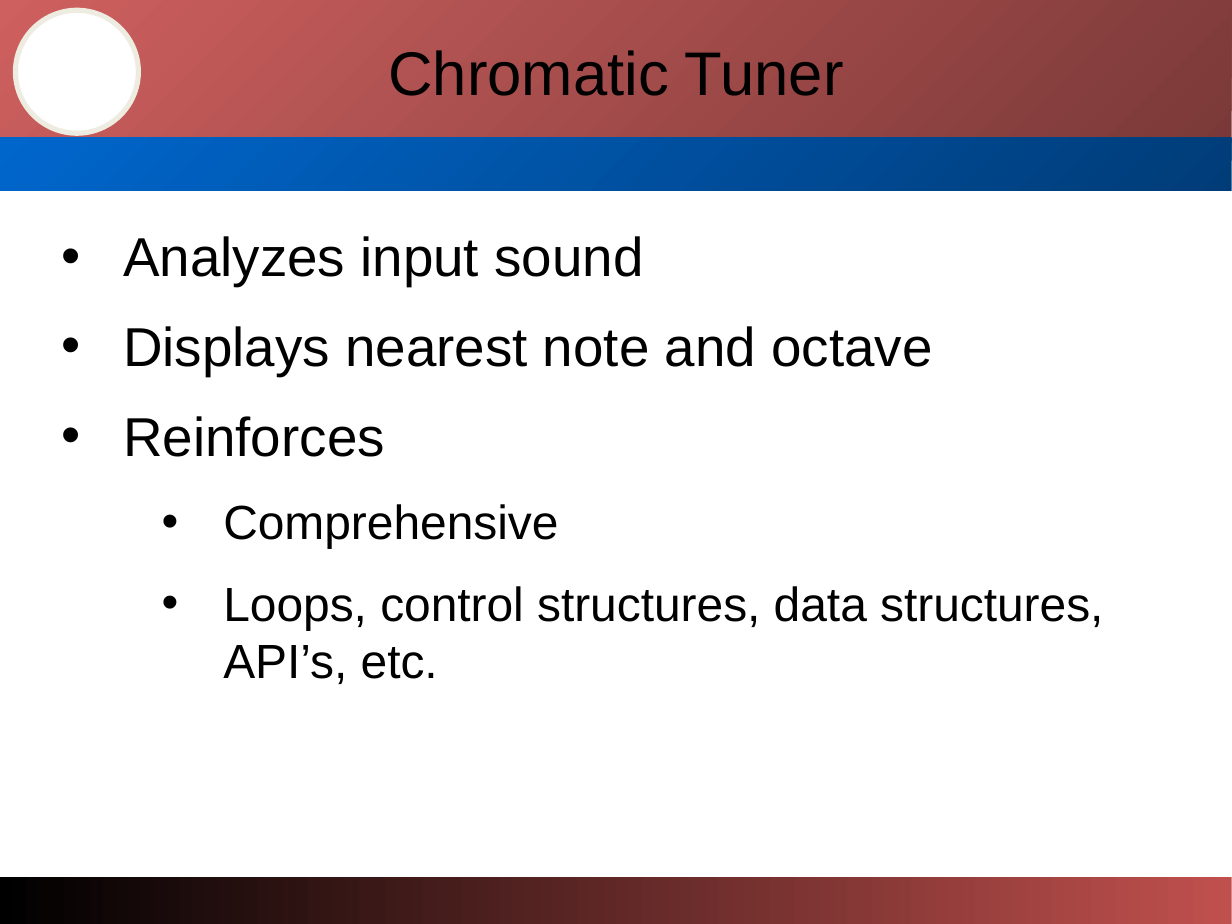
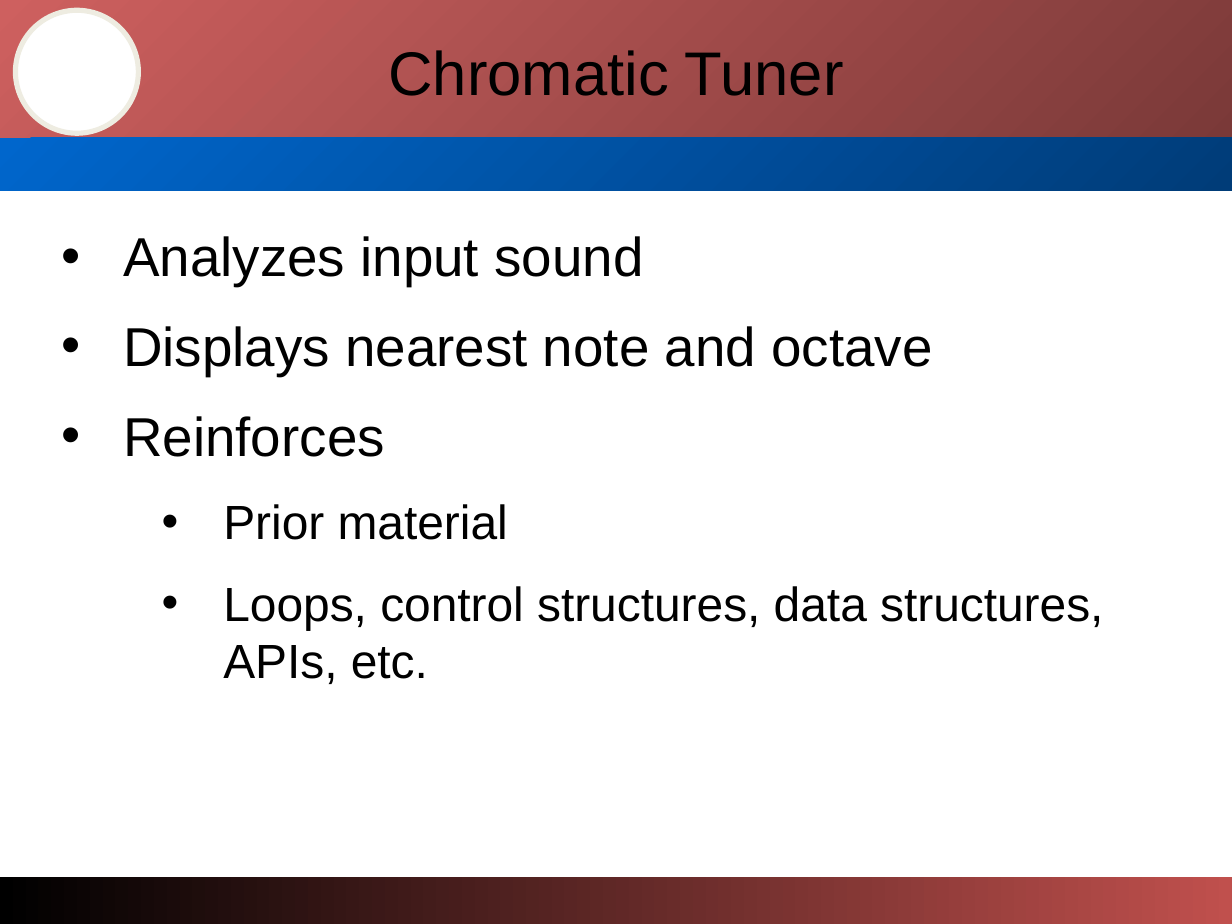
Before and after one commit to abgcsc/Android-Pilot, a slide deck: slide 16 of Documentation/Cyber-PilotPresentation.ppt. Drawn at 1232x924 pixels with LibreOffice and Linux fonts; fonts in the diff are those of the drawing; background and template pictures are left out. Boxes give left, top, right and bottom in pixels: in the first picture for what was removed or moved away, otherwise in the second. Text is boxed around its words. In the diff, an @@ line names an element or a change of style, - is before the commit and + after.

```diff
--- a/Documentation/Cyber-PilotPresentation.ppt
+++ b/Documentation/Cyber-PilotPresentation.ppt
@@ rectangle at bbox=[0, 0, 1232, 143]: fill gradient #7A3938 to #CE605F to gradient #CE605F to #7A3938 @@
@@ rectangle at bbox=[0, 138, 1232, 191]: fill gradient #003C78 to #0066CC to gradient #0066CC to #003C78 @@
@@ subtitle at bbox=[223, 504, 1103, 684]: text changed @@
-  • Comprehensive
-  • Loops, control structures, data structures, API’s, etc.
+  • Prior material
+  • Loops, control structures, data structures, APIs, etc.
@@ rectangle at bbox=[0, 877, 1232, 924]: fill gradient #C0504D to #000000 to gradient #000000 to #C0504D @@
```
Also in this commit, not shown: 20 other slides changed, 2 slides added, 2 slides removed, 1 other file.
